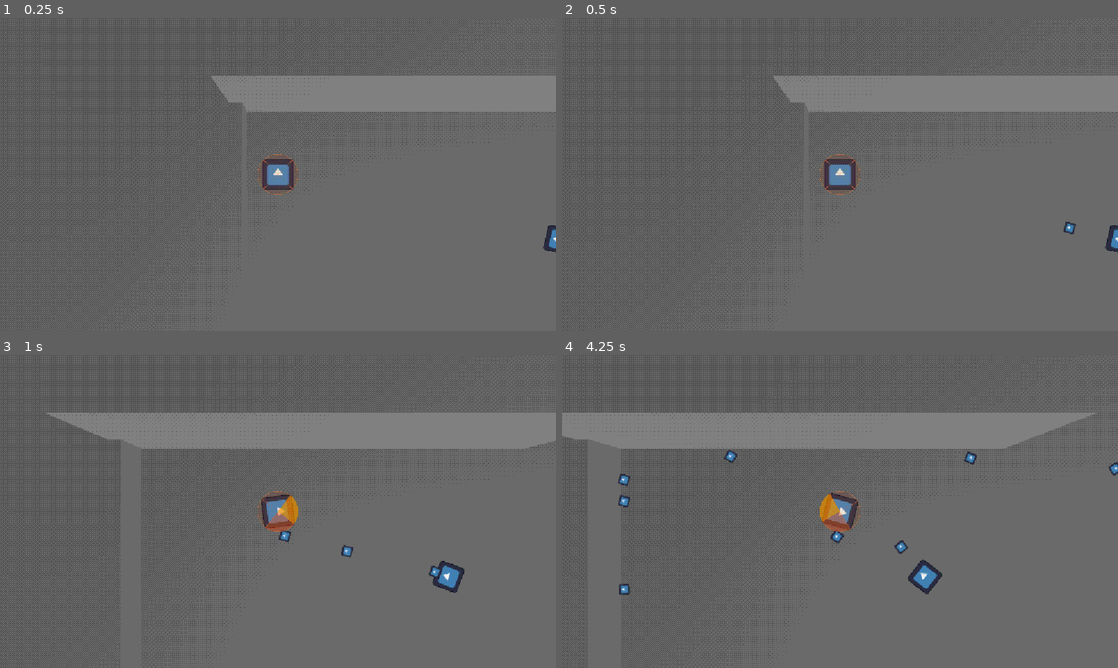
Above: before the commit, frames 1-4 (two rows, left to right).
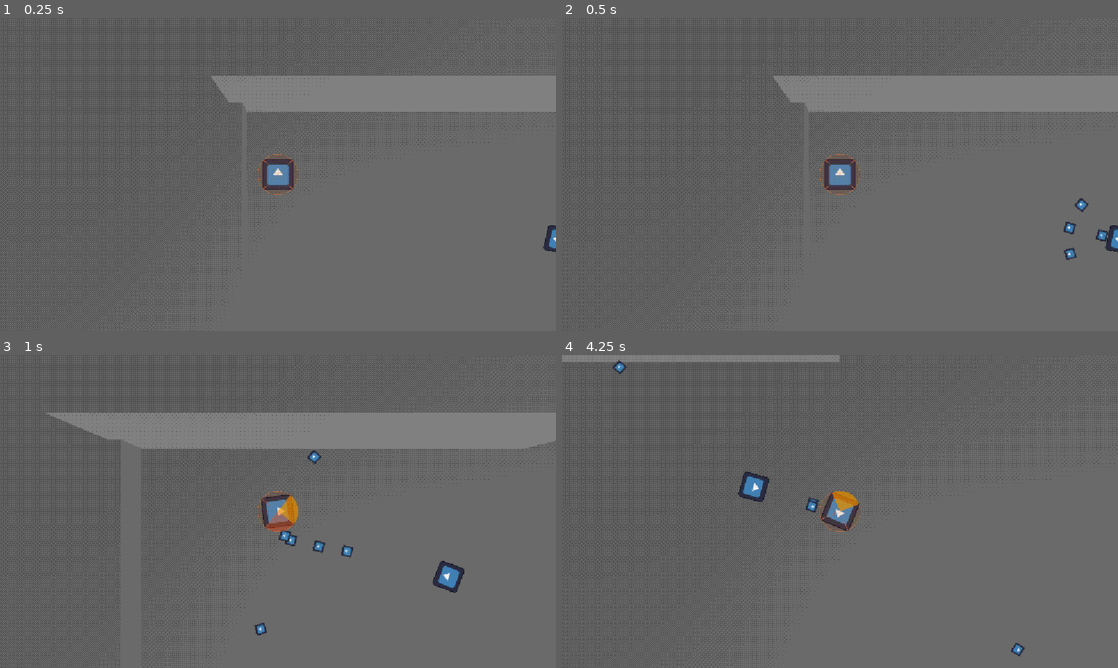
Above: after the commit, the same moments.

Repository: CasualShrub/arrow-head
Game: Godot game, scene res://scenes/levels/encounter.tscn
The game is run twice, just before and just after one commit, with the same random seed, the same clock (stepped at 60 frames per second) and the same inputs. Before the commit the project starts from res://scenes/encounter.tscn. The engine's default icon, where the game draws it, is replaced by a stand-in: a white triangle on a blue panel in a dark square.
Inputs (mouse positions are in pixels of both pictures, inside the frame that each line leads up to):
- Up to frame 1 (0.25 s): no input
- Up to frame 2 (0.5 s): no input
- Up to frame 3 (1 s): tap Enter at 0.5 s; move the mouse to (400, 495) at 0.52 s; hold D (move_right) from 0.53 s (still down); hold Space (fire) from 0.53 s (still down); click (400, 495) at 0.67 s
- Up to frame 4 (4.25 s): move the mouse to (728, 527) at 1.27 s; release D (move_right) at 1.28 s; release Space (fire) at 1.28 s; hold S (move_down) 1.28-2.03 s; tap Space (fire) at 1.35, 2.85 s; click (728, 527) at 1.42 s; move the mouse to (895, 442) at 2.02 s; hold D (move_right) 2.03-2.78 s; hold Space (fire) 2.03-2.78 s; tap R at 2.1 s; click (895, 442) at 2.17 s; move the mouse to (812, 574) at 2.77 s; hold W (move_up) 2.78-3.53 s; click (812, 574) at 2.92 s; move the mouse to (1006, 558) at 3.52 s; hold A (move_left) from 3.53 s (still down); hold Space (fire) from 3.53 s (still down); click (1006, 558) at 3.67 s

Frame 1 is identical in both runs. In frame 2, 0.2% of the frame differs, in the area x 90-99%, y 57-78%; in frame 3, 0.3%; in frame 4, 7.9%, in the area x 0-100%, y 0-97%.

Commit message:
fix issues with advanced patterns

Diff:
--- a/project.godot
+++ b/project.godot
@@ -73,6 +73,7 @@
 fire={
 "deadzone": 0.2,
 "events": [Object(InputEventKey,"resource_local_to_scene":false,"resource_name":"","device":-1,"window_id":0,"alt_press …(191 unchanged characters)…
+, Object(InputEventMouseButton,"resource_local_to_scene":false,"resource_name":"","device":-1,"window_id":0,"alt_pressed":false,"shift_pressed":false,"ctrl_pressed":false,"meta_pressed":false,"button_mask":0,"position":Vector2(0, 0),"global_position":Vector2(0, 0),"factor":1.0,"button_index":1,"canceled":false,"pressed":false,"double_click":false,"script":null)
 ]
 }
 
--- a/scenes/enemies/enemy.tscn
+++ b/scenes/enemies/enemy.tscn
@@ -11,12 +11,22 @@
 [sub_resource type="Resource" id="Resource_lu5c6"]
 script = ExtResource("3_nenq2")
 type = ExtResource("4_jt03m")
+starting_delay = 0.1
+instance_delay = 0.1
+count = 3
+metadata/_custom_type_script = "uid://r4qbgt6it8lb"
+
+[sub_resource type="Resource" id="Resource_jt03m"]
+script = ExtResource("3_nenq2")
+type = ExtResource("4_jt03m")
+count = 3
+spread = 1.0
 metadata/_custom_type_script = "uid://r4qbgt6it8lb"
 
 [sub_resource type="Resource" id="Resource_fcftc"]
 script = ExtResource("2_xwavj")
 recovery = 1.0
-instances = Array[ExtResource("3_nenq2")]([SubResource("Resource_lu5c6")])
+instances = Array[ExtResource("3_nenq2")]([SubResource("Resource_lu5c6"), SubResource("Resource_jt03m")])
 metadata/_custom_type_script = "uid://d04k7pxjd2u24"
 
 [sub_resource type="SphereShape3D" id="SphereShape3D_ensgf"]
@@ -41,6 +51,7 @@
 [node name="Recovery" type="Timer" parent="." unique_id=1708563758]
 unique_name_in_owner = true
 wait_time = 0.3
+one_shot = true
 autostart = true
 
 [node name="Sus" type="Node" parent="." unique_id=495149280]
--- a/scenes/level.tscn
+++ /dev/null
@@ -1,136 +0,0 @@
-[gd_scene format=3 uid="uid://wcfn6hm816x8"]
-
-[ext_resource type="PackedScene" uid="uid://b8rs35o7f45v0" path="res://scenes/enemies/enemy.tscn" id="2_w7c3h"]
-[ext_resource type="PackedScene" uid="uid://boryk37cbh1nx" path="res://scenes/player.tscn" id="2_w8frs"]
-[ext_resource type="Texture2D" uid="uid://cm473p31f8mc0" path="res://art/backgrounds/level_1.png" id="3_bg1"]
-[ext_resource type="PackedScene" uid="uid://c7aku7ietdise" path="res://scenes/ui/hud.tscn" id="3_hud"]
-[ext_resource type="Texture2D" uid="uid://cp4cnsely21gy" path="res://art/player/eye_normal.png" id="3_klq6b"]
-[ext_resource type="Texture2D" uid="uid://ddhrf02nv342f" path="res://art/player/eyes_lowHP.png" id="4_b121j"]
-[ext_resource type="Texture2D" uid="uid://bxkglylm44xg" path="res://art/player/eyes_hit.png" id="5_8c41q"]
-
-[sub_resource type="RectangleShape2D" id="RectangleShape2D_top"]
-size = Vector2(1216, 32)
-
-[sub_resource type="RectangleShape2D" id="RectangleShape2D_bottom"]
-size = Vector2(1216, 32)
-
-[sub_resource type="RectangleShape2D" id="RectangleShape2D_left"]
-size = Vector2(32, 648)
-
-[sub_resource type="RectangleShape2D" id="RectangleShape2D_right"]
-size = Vector2(32, 648)
-
-[sub_resource type="GDScript" id="GDScript_olg7q"]
-script/source = "extends Node3D
-class_name SectorDisplay
-
-# draws the player's quadrants: filled = holds an arrow, white = the one you're aiming at
-@export var player: Player
-@export var radius := 42.0
-
-func _process(_delta: float) -> void:
-	if not is_instance_valid(player):
-		return
-	global_position = player.global_position
-	#rotation = player.get_facing_angle()  # sectors rotate with the apple's facing
-	#queue_redraw()
-
-func _draw() -> void:
-	if not is_instance_valid(player):
-		return
-	var n := player.sector_count
-	if n <= 0:
-		return
-	var size := TAU / n
-	var aimed := -1
-	if player._facing != Vector2.ZERO:
-		aimed = player.get_sector(player._facing)
-	for i in n:
-		var a0 := i * size
-		if player.sector_centered:
-			a0 -= size * 0.5
-		var pts := _wedge(a0, a0 + size)
-		var base := _kind_color(i)  # each sector tinted by the kind it catches
-		var occupied: bool = player.get_embedded(i) != null
-		var fill := base
-		fill.a = 0.62 if occupied else 0.32
-		if i == aimed:
-			fill = base.lerp(Color.WHITE, 0.4)
-			fill.a = 0.6
-		draw_colored_polygon(pts, fill)
-		# arc (outer curve): brighter on the aimed wedge
-		var arc_color := base
-		arc_color.a = 0.85 if i == aimed else 0.6
-		draw_polyline(pts.slice(1), arc_color, 1.5)
-		# inner cone sides: bold white on the aimed wedge, the kind color on the rest
-		var sides := PackedVector2Array([pts[1], pts[0], pts[pts.size() - 1]])
-		if i == aimed:
-			draw_polyline(sides, Color(1, 1, 1, 0.95), 3.0)
-		else:
-			var side_c := base
-			side_c.a = 0.6
-			draw_polyline(sides, side_c, 1.5)
-
-func _wedge(a0: float, a1: float) -> PackedVector2Array:
-	var pts := PackedVector2Array()
-	pts.append(Vector2.ZERO)
-	for s in 11:
-		var a: float = lerp(a0, a1, s / 10.0)
-		pts.append(Vector2(cos(a), sin(a)) * radius)
-	return pts
-
-func _kind_color(sector: int) -> Color:
-	var k: int = player.sector_kinds[sector] if sector < player.sector_kinds.size() else Arrow.Kind.NORMAL
-	return Arrow.KIND_COLORS.get(k, Color.WHITE)
-"
-
-[node name="Level" type="Node2D" unique_id=999275406]
-
-[node name="Background" type="Sprite2D" parent="." unique_id=1131090978]
-z_index = -1
-scale = Vector2(2.25, 2.25)
-texture = ExtResource("3_bg1")
-
-[node name="Border" type="Line2D" parent="." unique_id=1909312251]
-points = PackedVector2Array(-576, -324, 576, -324, 576, 324, -576, 324, -576, -324)
-width = 4.0
-default_color = Color(0.5, 0.55, 0.65, 1)
-
-[node name="Walls" type="StaticBody2D" parent="." unique_id=1347212842]
-collision_layer = 4
-collision_mask = 0
-
-[node name="WallTop" type="CollisionShape2D" parent="Walls" unique_id=182726881]
-position = Vector2(0, -324)
-shape = SubResource("RectangleShape2D_top")
-
-[node name="WallBottom" type="CollisionShape2D" parent="Walls" unique_id=509221147]
-position = Vector2(0, 324)
-shape = SubResource("RectangleShape2D_bottom")
-
-[node name="WallLeft" type="CollisionShape2D" parent="Walls" unique_id=883357540]
-position = Vector2(-576, 0)
-shape = SubResource("RectangleShape2D_left")
-
-[node name="WallRight" type="CollisionShape2D" parent="Walls" unique_id=522047324]
-position = Vector2(576, 0)
-shape = SubResource("RectangleShape2D_right")
-
-[node name="Player" parent="." unique_id=508579643 instance=ExtResource("2_w8frs")]
-speed = 600.0
-hurt_radius = 19.0
-sector_centered = true
-eyes_normal = ExtResource("3_klq6b")
-eyes_lowhp = ExtResource("4_b121j")
-eyes_hit = ExtResource("5_8c41q")
-
-[node name="Enemy" parent="." unique_id=1183056859 instance=ExtResource("2_w7c3h")]
-transform = Transform3D(1, 0, 0, 0, 1, 0, 0, 0, 1, -300, -150, 0)
-
-[node name="SectorDisplay" type="Node2D" parent="." unique_id=1684153881 node_paths=PackedStringArray("player")]
-z_index = 1
-script = SubResource("GDScript_olg7q")
-radius = null
-player = NodePath("../Player")
-
-[node name="Hud" parent="." unique_id=2110212236 instance=ExtResource("3_hud")]
--- a/scenes/player.tscn
+++ b/scenes/player.tscn
@@ -70,3 +70,4 @@
 
 [connection signal="timeout" from="Recovery" to="." method="_on_recovery_timeout"]
 [connection signal="changed" from="Sectors" to="." method="_on_sectors_changed"]
+[connection signal="changed" from="Sectors" to="Sectors" method="_on_changed"]
--- a/scripts/components/input_component.gd
+++ b/scripts/components/input_component.gd
@@ -6,8 +6,16 @@
 
 var _last_direction := Vector2.ZERO
 
+var _wants_fire := false
+
 func get_direction() -> Vector2:
 	return Input.get_vector("move_left", "move_right", "move_up", "move_down")
+
+func consume_fire() -> bool:
+	if _wants_fire:
+		_wants_fire = false
+		return true
+	return true
 
 func _poll_input(_delta: float) -> void:
 	var direction := get_direction()
@@ -17,4 +25,4 @@
 
 func _input(event: InputEvent) -> void:
 	if event.is_action_pressed("fire"):
-		action_pressed.emit("fire")
+		_wants_fire = true
--- a/scripts/components/sectors_component.gd
+++ b/scripts/components/sectors_component.gd
@@ -89,7 +89,7 @@
 				_stored[i] = to_store
 			else:
 				_stored[i] = largest
-	_update_occupied_mask()
+	changed.emit()
 	return true
 
 func get_stored() -> Array:
@@ -124,12 +124,13 @@
 	var s = get_stored_at(sector)
 	for i in slots:
 		_stored[i] = null
-	_update_occupied_mask()
+	changed.emit()
 	return s
 
 func clear_stored() -> void:
 	_stored.clear()
 	_setup_stored()
+	changed.emit()
 
 func get_highlighted() -> int:
 	return _highlighted
@@ -163,6 +164,9 @@
 	for i in range(sector_count):
 		_stored[i] = null
 
+func _on_changed() -> void:
+	_update_occupied_mask()
+
 func _ready() -> void:
 	if not Engine.is_editor_hint():
 		_setup_stored()
--- a/scripts/enemy.gd
+++ b/scripts/enemy.gd
@@ -69,10 +69,10 @@
 	_movement_pattern_start = Time.get_ticks_msec()
 
 func _get_arrow_angle(offset: float, spread: float, count: int, i: int) -> float:
-	return (spread / count * i) + offset
+	var i_spread := -(spread / 2) + (i as float / (count - 1) as float * spread)
+	return i_spread + offset
 
 func _get_arrow_dir(angle: float) -> Vector3:
-	print(-global_basis.z.rotated(Vector3.UP, angle))
 	return -global_basis.z.rotated(Vector3.UP, angle)
 
 func _make_arrow(scene: PackedScene) -> Arrow:
@@ -132,28 +132,36 @@
 		_inst_timers.add_child(instance_deb)
 
 func perform(pattern: ArrowPattern) -> void:
-	print("performing")
 	if pattern.has_movement_pattern:
 		_start_movement_pattern(pattern.movement_pattern)
+	var max_startup := 0.0
 	for instance in pattern.instances:
 		var startup: int = _get_rand(instance.starting_delay, instance.starting_delay)
 
 		if startup == 0.0:
 			_execute_volley(instance)
 		else:
+			max_startup = max(startup, max_startup)
 			get_tree().create_timer(startup).timeout.connect(_execute_volley.bind(
 				instance
 			))
 
+	if max_startup > 0.0:
+		await get_tree().create_timer(max_startup).timeout
+
 	while _inst_timers.get_child_count() > 0:
-		await _inst_timers.child_exiting_tree
+		var c = await _inst_timers.child_exiting_tree as Node
+		# fully out
+		await c.tree_exited
+
+	_recovery.wait_time = pattern.recovery
+
 	_recovery.start()
 
 func fire(arrow: Arrow, dir: Vector3) -> void:
 	var new_v := _on_fire(arrow, dir)
 	if new_v: dir = new_v
 	get_tree().current_scene.add_child(arrow)
-	print("fired arrow, dir:", dir)
 	arrow.activate(global_position, dir, _ENEMY_TEAM)
 	fired.emit(arrow, dir)
 
@@ -212,6 +220,7 @@
 		die()
 
 func _on_recovery_timeout() -> void:
+	print("recovered")
 	var pattern := _select_pattern()
 	perform(pattern)
 
--- a/scripts/player.gd
+++ b/scripts/player.gd
@@ -282,6 +282,8 @@
 func _physics_process(delta: float) -> void:
 	if Engine.is_editor_hint(): return
 	if _dead: return
+	if input.consume_fire():
+		try_fire(sectors.get_highlighted())
 	if is_burning():
 		# careen chaotically: re-roll the drift direction on a short random timer
 		_burn_redrift -= delta
Renamed: scenes/encounter.tscn -> scenes/levels/encounter.tscn
